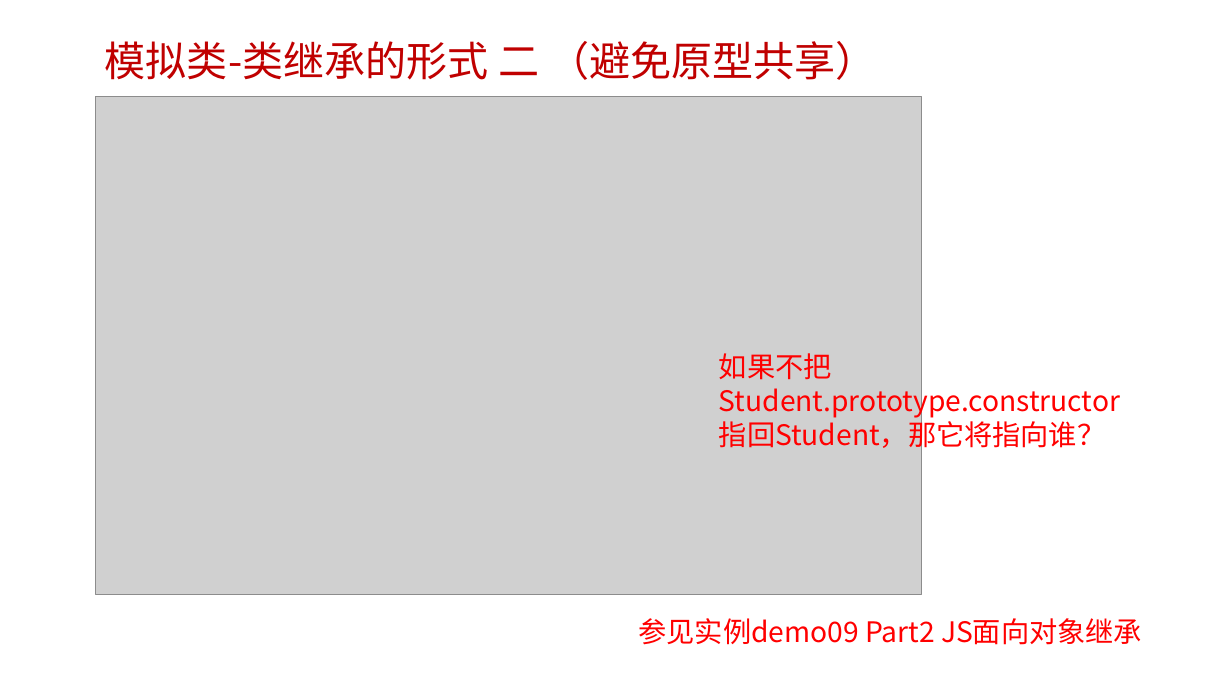
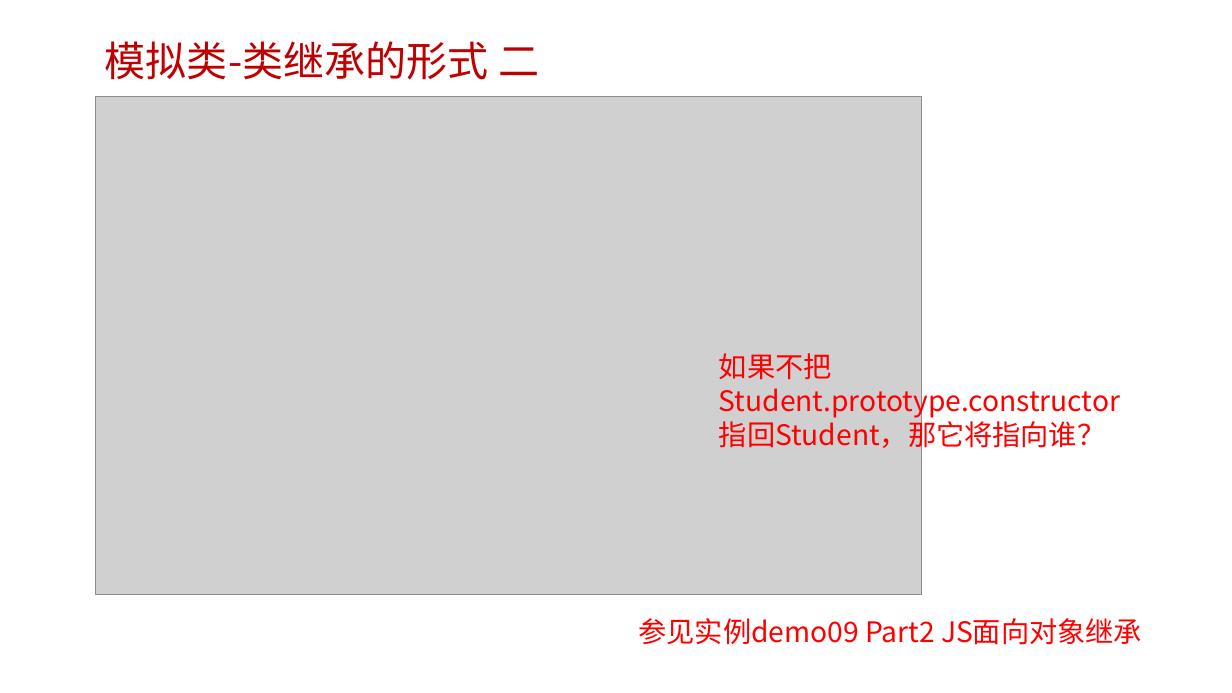
Before and after one commit to edu2act/course-javascript-advanced, a slide deck: slide 9 of 课程PPT/17.深入理解JS的继承方式.pptx. Drawn at 1232x693 pixels with LibreOffice and Linux fonts; fonts in the diff are those of the drawing; grey boxes stand for pictures; background and template pictures are left out. Boxes give left, top, right and bottom in pixels: in the first picture for what was removed or moved away, otherwise in the second. Text is boxed around its words. In the diff, an @@ line names an element or a change of style, - is before the commit and + after.

```diff
--- a/课程PPT/17.深入理解JS的继承方式.pptx
+++ b/课程PPT/17.深入理解JS的继承方式.pptx
@@ text at (105,41,539,80): text changed @@
-模拟类-类继承的形式 二 （避免原型共享）
+模拟类-类继承的形式 二
```
Also in this commit, not shown: 4 other slides changed, 1 other file.
